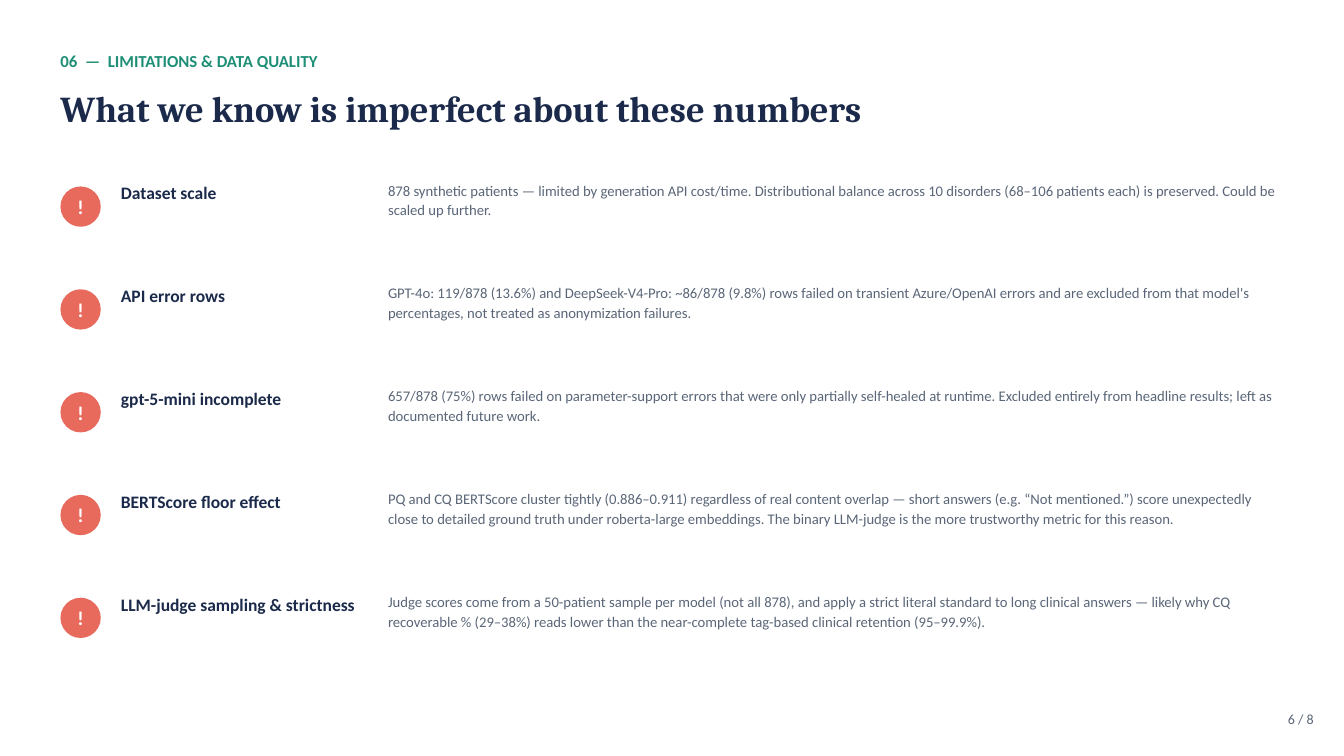
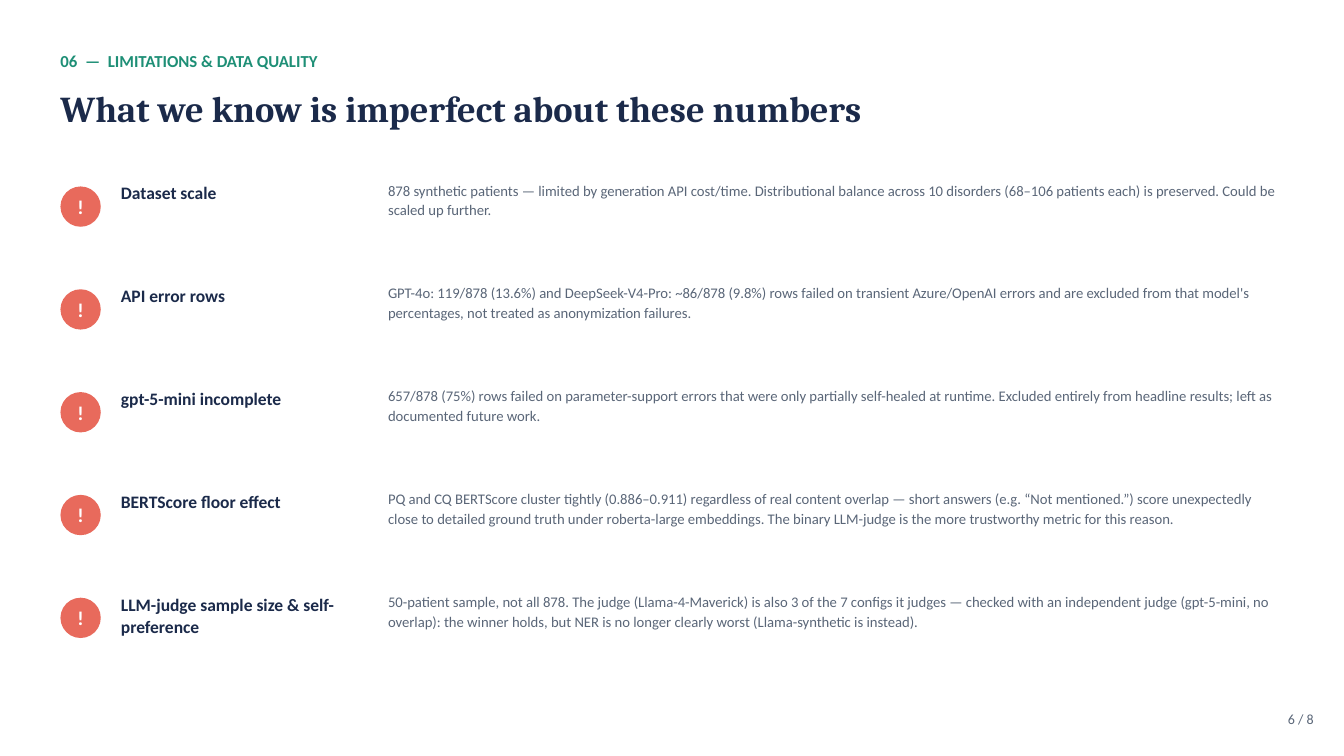
Before and after one commit to UriAtzmon/Anonymization-of-Mental-Health-Records, a slide deck: slide 7 of Presentation/MindShield_Final_Report.pptx. Drawn at 1344x756 pixels with LibreOffice and Linux fonts; fonts in the diff are those of the drawing. Boxes give left, top, right and bottom in pixels: in the first picture for what was removed or moved away, otherwise in the second. Text is boxed around its words. In the diff, an @@ line names an element or a change of style, - is before the commit and + after.

Commit message:
Add judge-independence finding to the Final Report deck
Slide 5 (results) and slide 7 (limitations) now mention the
self-preference bias check: the winner holds under an independent
judge, but the "worst" model does not -- matching what the README
and validation notebook already say.

```diff
--- a/Presentation/MindShield_Final_Report.pptx
+++ b/Presentation/MindShield_Final_Report.pptx
@@ text at [121,598,334,636]: text changed @@
-LLM-judge sampling & strictness
+LLM-judge sample size & self-preference
@@ text at [388,596,1268,630]: text changed @@
-Judge scores come from a 50-patient sample per model (not all 878), and apply a strict literal standard to long clinical answers — likely why CQ recoverable % (29–38%) reads lower than the near-complete tag-based clinical retention (95–99.9%).
+50-patient sample, not all 878. The judge (Llama-4-Maverick) is also 3 of the 7 configs it judges — checked with an independent judge (gpt-5-mini, no overlap): the winner holds, but NER is no longer clearly worst (Llama-synthetic is instead).
```
Also in this commit, not shown: 1 other slide changed.
